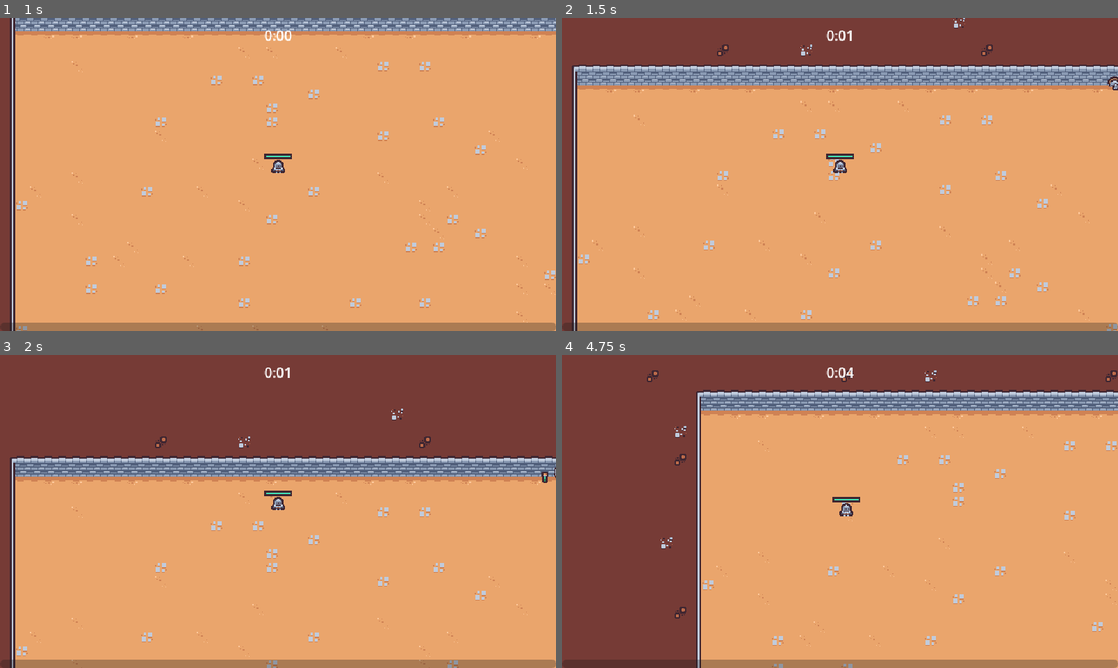
Above: before the commit, frames 1-4 (two rows, left to right).
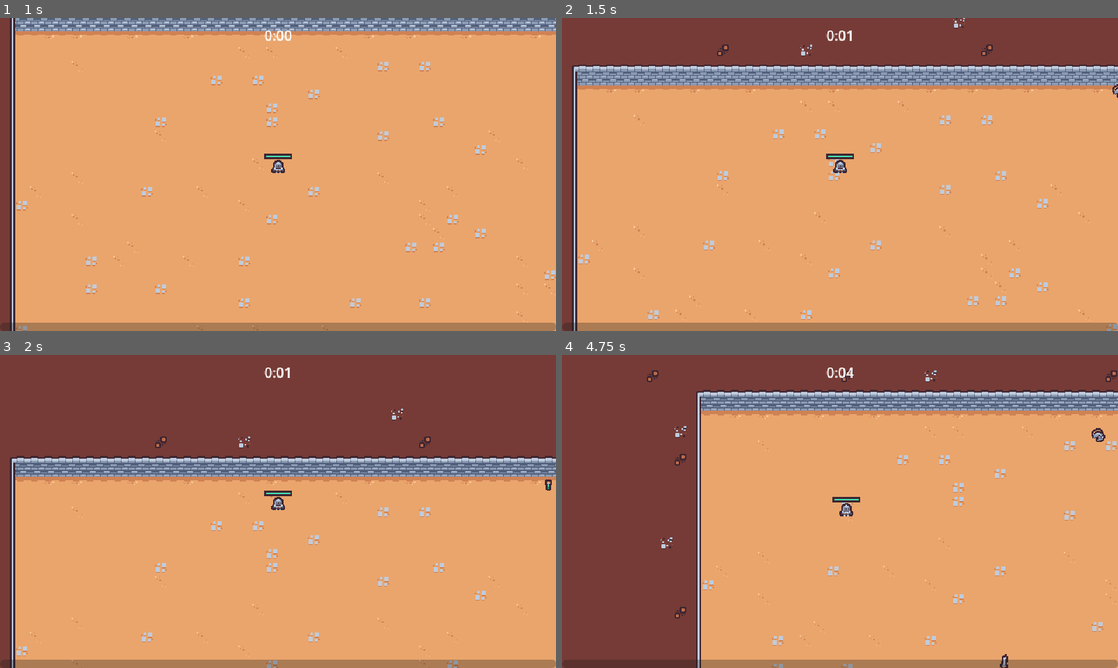
Above: after the commit, the same moments.

Repository: xiaorongdian/2dsurvivorscourse
Game: Godot game, scene res://scenes/main/main.tscn
Two runs of this game, one before a commit and one after it. Both use one fixed random seed, a clock stepped at 60 frames per second and the inputs below.
Inputs (mouse positions are in pixels of both pictures, inside the frame that each line leads up to):
- Up to frame 1 (1 s): move the mouse to (250, 237) at 0.52 s; press the mouse at (250, 237) at 0.53 s; hold Up (move_up) from 0.53 s (still down)
- Up to frame 2 (1.5 s): keep holding Up (move_up); move the mouse to (1006, 221) at 1.27 s; release the mouse at (1006, 221) at 1.28 s; click (1006, 221) at 1.35 s
- Up to frame 3 (2 s): keep holding Up (move_up)
- Up to frame 4 (4.75 s): move the mouse to (673, 464) at 2.02 s; release Up (move_up) at 2.03 s; press the mouse at (673, 464) at 2.03 s; hold Left (move_left) 2.03-3.53 s; move the mouse to (867, 511) at 2.77 s; release the mouse at (867, 511) at 2.78 s; click (867, 511) at 2.85 s; move the mouse to (756, 433) at 3.52 s; press the mouse at (756, 433) at 3.53 s; hold Down (move_down) 3.53-4.28 s; move the mouse to (962, 495) at 4.27 s; release the mouse at (962, 495) at 4.28 s; hold Right (move_right) from 4.28 s (still down); click (962, 495) at 4.35 s

Frame 1 is identical in both runs. In frame 2, less than 0.1% of the frame differs, in the area x 98-100%, y 18-26%; in frame 3, less than 0.1%; in frame 4, 0.1%, in the area x 78-98%, y 23-100%.

Commit message:
修正敌人从墙外生成，判断向量是否碰撞墙壁，如果碰撞则向量旋转90度重复4次

Diff:
--- a/scenes/manager/enemy_manager.gd
+++ b/scenes/manager/enemy_manager.gd
@@ -1,5 +1,6 @@
 extends Node
 
+# 最大向量半径
 const MAX_RANGE = 375
 
 @export var base_enemy_scene : PackedScene
@@ -15,21 +16,47 @@
 	arena_time_manager.arena_difficulty_increased.connect(on_arena_difficulty_increased)
 	base_spaw_time = timer.wait_time
 
+
+func get_spaw_position():
+	var player = get_tree().get_first_node_in_group("player") as Node2D
+	if(null == player):
+		return Vector2.ZERO
+
+	#初始向量
+	var spawn_position = Vector2.ZERO
+	#敌人位置随机旋转向量
+	var randRange = Vector2.RIGHT.rotated(randf_range(0, TAU))
+
+	for i in 4:
+		spawn_position = player.global_position + randRange * MAX_RANGE
+		# 构造一个参数实体 1 << 0 意思是1图层是第0位值是1，如果是 20图层是第19位值是2^19 写成 1 << 19
+		var query_paramaters =  PhysicsRayQueryParameters2D.create(player.global_position,spawn_position,1 << 0)
+		#检查是否有碰撞，返回一个map
+		var result = get_tree().root.world_2d.direct_space_state.intersect_ray(query_paramaters)
+
+		if result.is_empty():
+			# 没有碰撞
+			return spawn_position
+		else:
+			#有碰撞 旋转90度
+			randRange = randRange.rotated(deg_to_rad(90))
+	return spawn_position
+
 func on_timer_timeout():
 	timer.start()
-
 	var player = get_tree().get_first_node_in_group("player") as Node2D
 	if(null == player):
 		return
 
-	var randRange = Vector2.RIGHT.rotated(randf_range(0, TAU))
 	var enemy = base_enemy_scene.instantiate() as Node2D
 	var entities_layer = get_tree().get_first_node_in_group("entities_layer")
 	entities_layer.add_child(enemy)
-	enemy.global_position = player.global_position + randRange * MAX_RANGE
+	# 将随机向量加到敌人身上。
+	enemy.global_position = get_spaw_position()
 
 
 func on_arena_difficulty_increased(arena_difficulty: int):
+	# 敌人生产速度随地图难度变快 最长 0.9秒
 	var time_off = ( .1 / 12 ) * arena_difficulty
 	time_off = min(.9, time_off)
 	timer.wait_time = base_spaw_time - time_off
Not shown, changed: 2DSurvivorsCourse.pck
